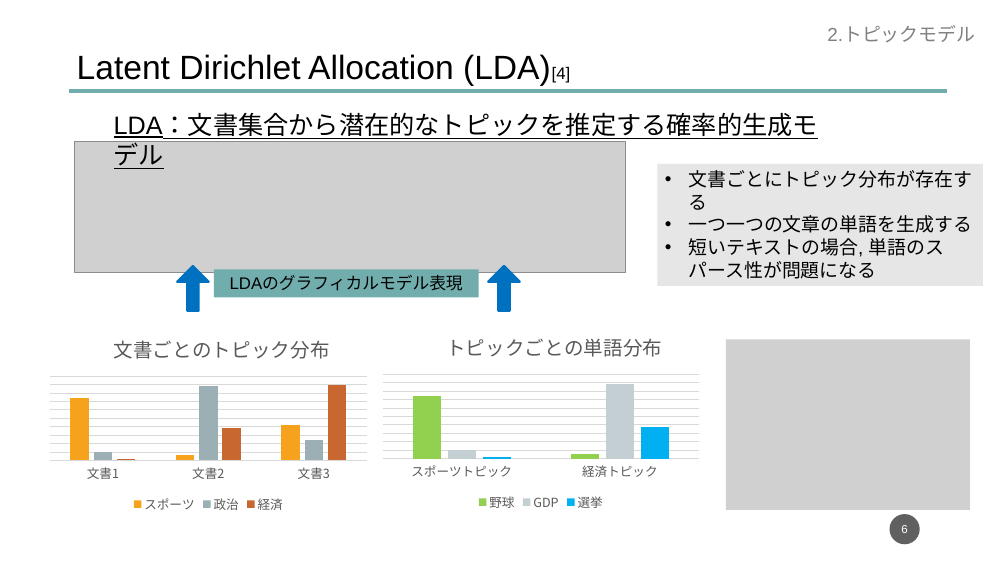
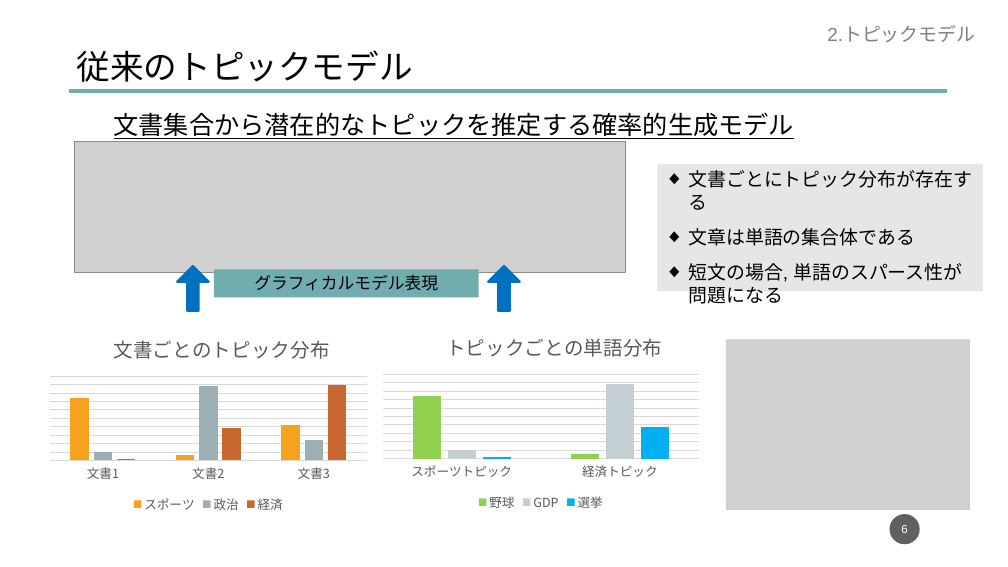
Before and after one commit to dora937nishikori/investigation, a slide deck: slide 6 of 修論/修論発表資料.pptx. Drawn at 1008x567 pixels with LibreOffice and Linux fonts; fonts in the diff are those of the drawing; grey boxes stand for pictures. Boxes give left, top, right and bottom in pixels: in the first picture for what was removed or moved away, otherwise in the second. Text is boxed around its words. In the diff, an @@ line names an element or a change of style, - is before the commit and + after.

```diff
--- a/修論/修論発表資料.pptx
+++ b/修論/修論発表資料.pptx
@@ text at [77, 50, 413, 82]: text changed @@
-Latent Dirichlet Allocation (LDA)[4]
+従来のトピックモデル
@@ text at [114, 112, 794, 139]: text changed @@
-LDA：文書集合から潜在的なトピックを推定する確率的生成モデル
+文書集合から潜在的なトピックを推定する確率的生成モデル
@@ rectangle "文書ごとにトピック分布が存在する": place and size @@
-rectangle "文書ごとにトピック分布が存在する" at [658, 164, 983, 287]
+rectangle "文書ごとにトピック分布が存在する" at [658, 164, 983, 291]
@@ text in rectangle at [688, 228, 962, 304]: text changed @@
-• 一つ一つの文章の単語を生成する
-• 短いテキストの場合, 単語のスパース性が問題になる
+◆ 文章は単語の集合体である
+◆ 短文の場合, 単語のスパース性が問題になる
@@ text in rectangle at [254, 275, 438, 291]: text changed @@
-LDAのグラフィカルモデル表現
+グラフィカルモデル表現
```
Also in this commit, not shown: 3 other slides changed.
